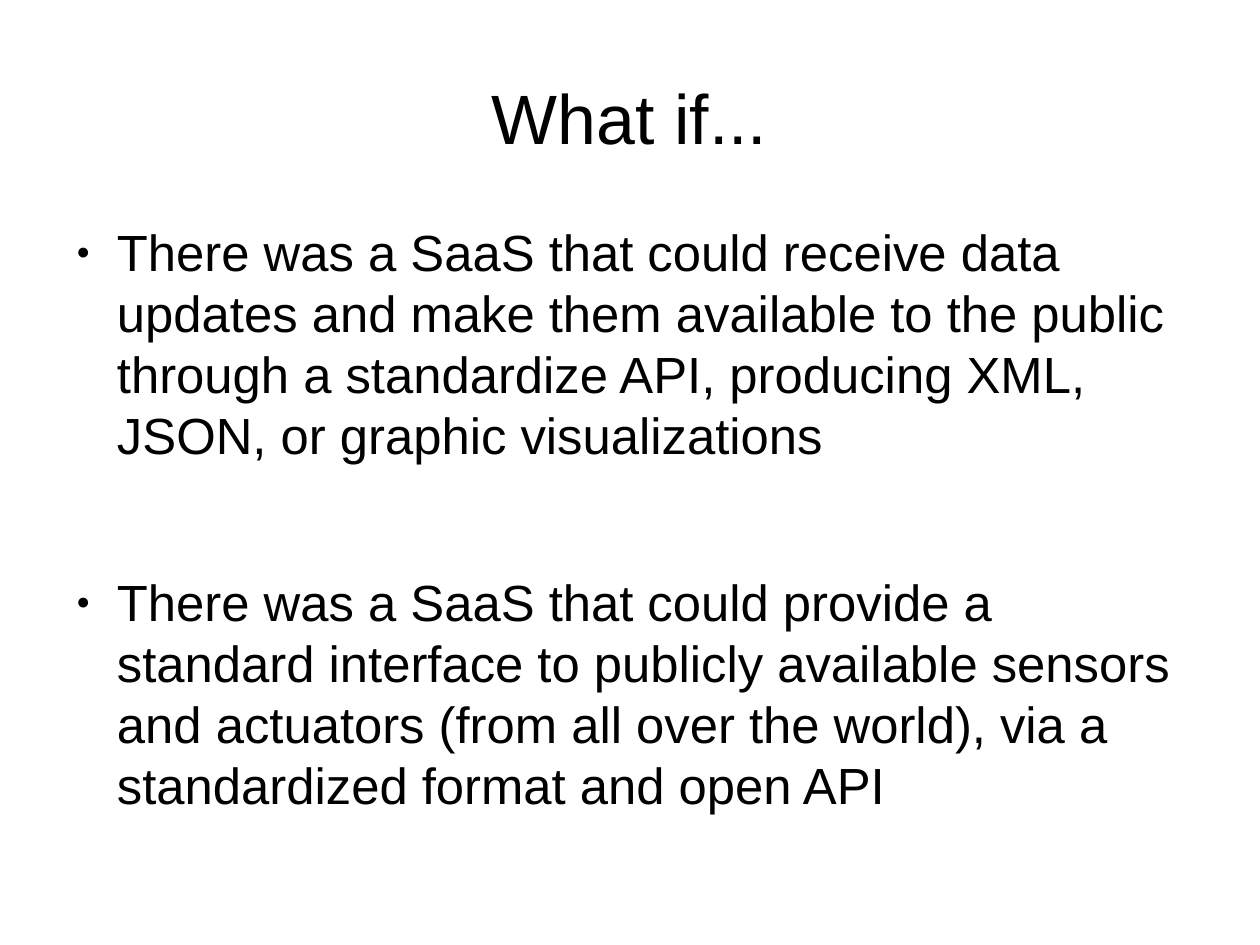
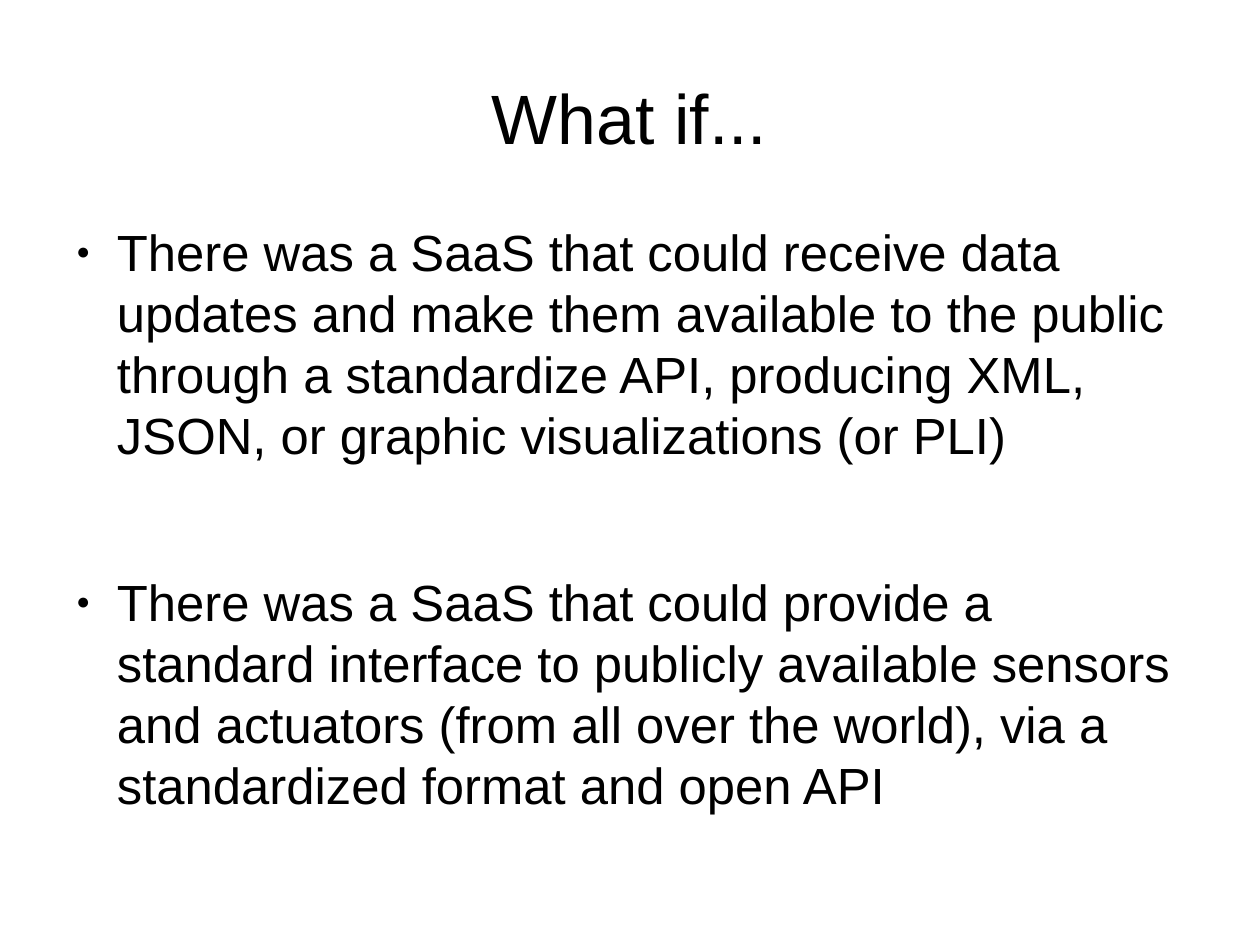
Before and after one commit to kitplummer/Mil-OSS, a slide deck: slide 5 of hackin_devices_with_ruby.odp. Drawn at 1260x945 pixels with LibreOffice and Linux fonts; fonts in the diff are those of the drawing. Boxes give left, top, right and bottom in pixels: in the first picture for what was removed or moved away, otherwise in the second. Text is boxed around its words. In the diff, an @@ line names an element or a change of style, - is before the commit and + after.

```diff
--- a/hackin_devices_with_ruby.odp
+++ b/hackin_devices_with_ruby.odp
@@ text at <box>117,234,1164,465</box>: text changed @@
-● There was a SaaS that could receive data updates and make them available to the public through a standardize API, producing XML, JSON, or graphic visualizations
+● There was a SaaS that could receive data updates and make them available to the public through a standardize API, producing XML, JSON, or graphic visualizations (or PLI)
```
Also in this commit, not shown: 3 other slides changed, 1 other file.
